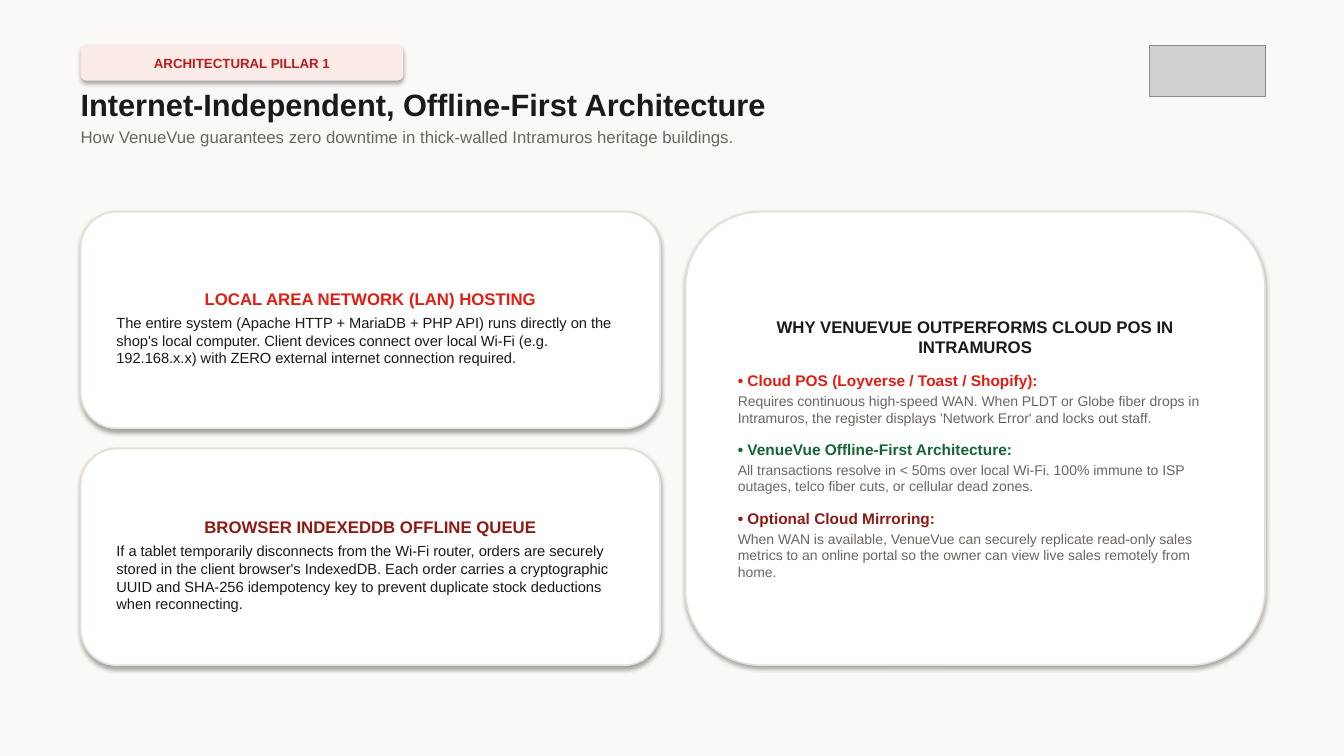
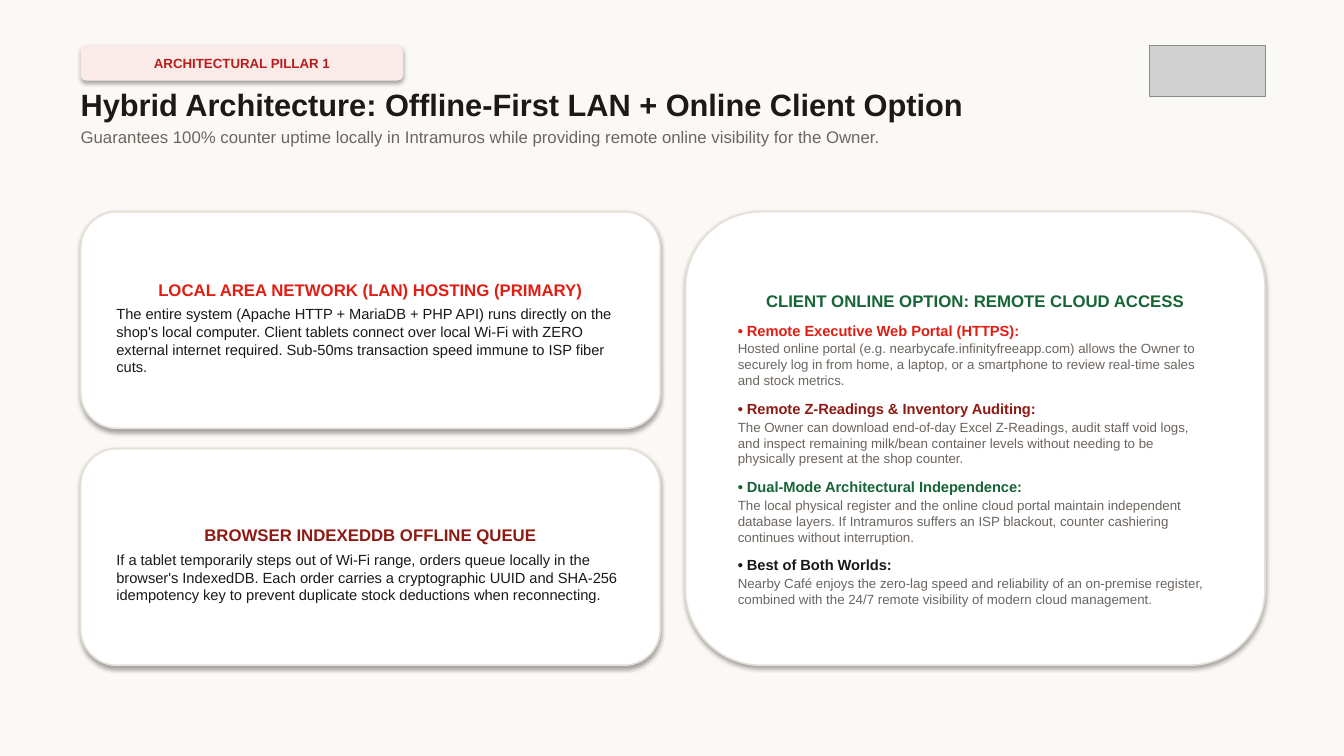
Before and after one commit to zakizap2134/NearbyCafe, a slide deck: slide 6 of VenueVue_NearbyCafe_System_Background.pptx. Drawn at 1344x756 pixels with LibreOffice and Linux fonts; fonts in the diff are those of the drawing; grey boxes stand for pictures. Boxes give left, top, right and bottom in pixels: in the first picture for what was removed or moved away, otherwise in the second. Text is boxed around its words. In the diff, an @@ line names an element or a change of style, - is before the commit and + after.

Commit message:
docs: align team roles (Rhea QA Lead, John & Jenny Systems Analysts) and highlight Online Option for client in PPTX and docs

```diff
--- a/VenueVue_NearbyCafe_System_Background.pptx
+++ b/VenueVue_NearbyCafe_System_Background.pptx
@@ text at bbox=[81, 93, 963, 147]: text changed @@
-Internet-Independent, Offline-First Architecture
-How VenueVue guarantees zero downtime in thick-walled Intramuros heritage buildings.
+Hybrid Architecture: Offline-First LAN + Online Client Option
+Guarantees 100% counter uptime locally in Intramuros while providing remote online visibility for the Owner.
@@ text in rounded rectangle at bbox=[116, 284, 611, 372]: text changed @@
-LOCAL AREA NETWORK (LAN) HOSTING
-The entire system (Apache HTTP + MariaDB + PHP API) runs directly on the shop's local computer. Client devices connect over local Wi-Fi (e.g. 192.168.x.x) with ZERO external internet connection required.
+LOCAL AREA NETWORK (LAN) HOSTING (PRIMARY)
+The entire system (Apache HTTP + MariaDB + PHP API) runs directly on the shop's local computer. Client tablets connect over local Wi-Fi with ZERO external internet required. Sub-50ms transaction speed immune to ISP fiber cuts.
@@ text in rounded rectangle at bbox=[738, 295, 1203, 607]: text changed; size 10 to 9.5 pt @@
-WHY VENUEVUE OUTPERFORMS CLOUD POS IN INTRAMUROS
-• Cloud POS (Loyverse / Toast / Shopify):
-Requires continuous high-speed WAN. When PLDT or Globe fiber drops in Intramuros, the register displays 'Network Error' and locks out staff.
-• VenueVue Offline-First Architecture:
-All transactions resolve in < 50ms over local Wi-Fi. 100% immune to ISP outages, telco fiber cuts, or cellular dead zones.
-• Optional Cloud Mirroring:
-When WAN is available, VenueVue can securely replicate read-only sales metrics to an online portal so the owner can view live sales remotely from home.
+CLIENT ONLINE OPTION: REMOTE CLOUD ACCESS
+• Remote Executive Web Portal (HTTPS):
+Hosted online portal (e.g. nearbycafe.infinityfreeapp.com) allows the Owner to securely log in from home, a laptop, or a smartphone to review real-time sales and stock metrics.
+• Remote Z-Readings & Inventory Auditing:
+The Owner can download end-of-day Excel Z-Readings, audit staff void logs, and inspect remaining milk/bean container levels without needing to be physically present at the shop counter.
+• Dual-Mode Architectural Independence:
+The local physical register and the online cloud portal maintain independent database layers. If Intramuros suffers an ISP blackout, counter cashiering continues without interruption.
+• Best of Both Worlds:
+Nearby Café enjoys the zero-lag speed and reliability of an on-premise register, combined with the 24/7 remote visibility of modern cloud management.
@@ text in rounded rectangle at bbox=[116, 554, 617, 603]: text changed @@
-If a tablet temporarily disconnects from the Wi-Fi router, orders are securely stored in the client browser's IndexedDB. Each order carries a cryptographic UUID and SHA-256 idempotency key to prevent duplicate stock deductions when reconnecting.
+If a tablet temporarily steps out of Wi-Fi range, orders queue locally in the browser's IndexedDB. Each order carries a cryptographic UUID and SHA-256 idempotency key to prevent duplicate stock deductions when reconnecting.
```
Also in this commit, not shown: 3 other slides changed, 4 other files.
